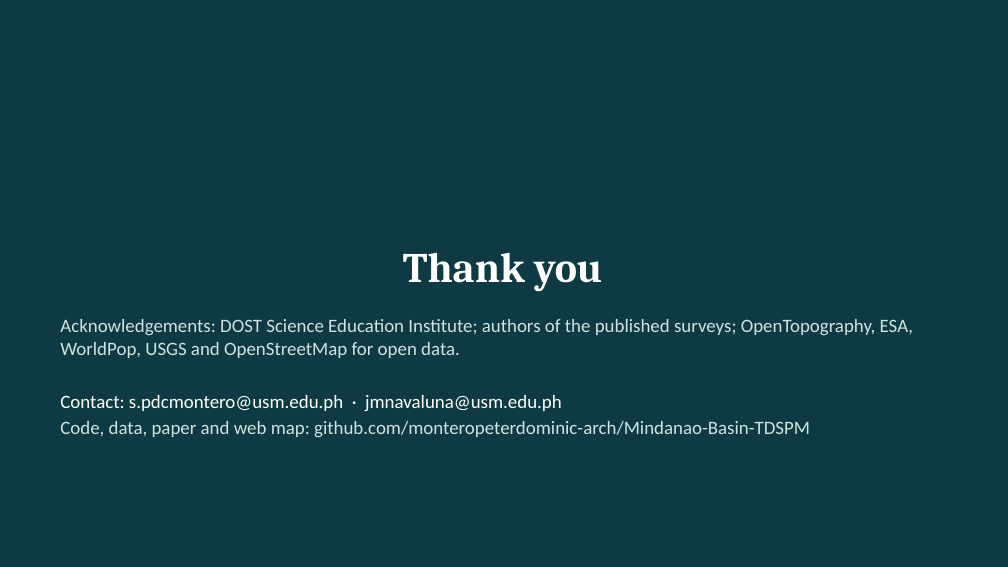
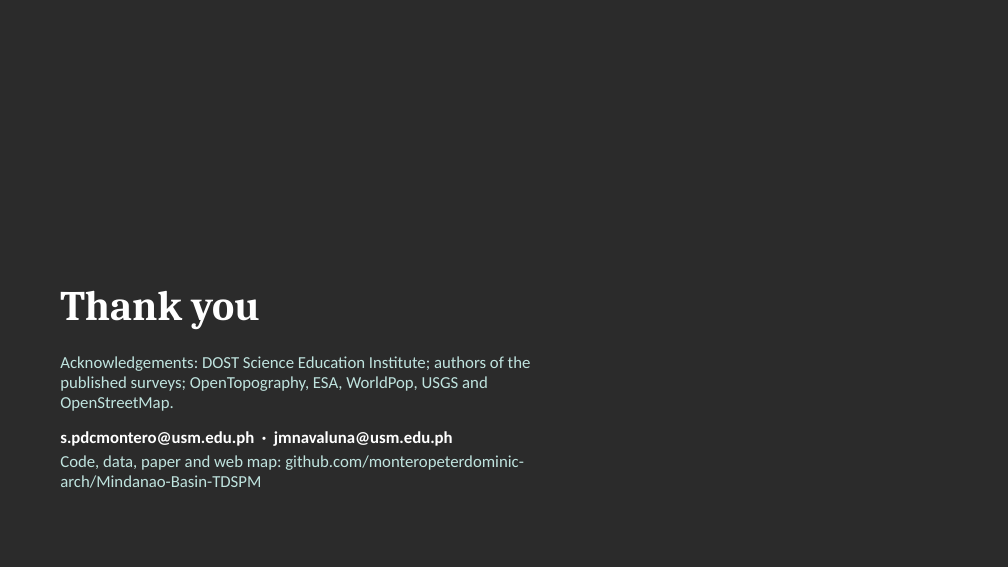
Before and after one commit to monteropeterdominic-arch/Mindanao-Basin-TDSPM, a slide deck: slide 13 of presentation/Montero_Navaluna_IOCE2027_slides.pptx (slide 14 before the commit). Drawn at 1008x567 pixels with LibreOffice and Linux fonts; fonts in the diff are those of the drawing; background and template pictures are left out; a plain dark background stands for a picture behind light text. Boxes give left, top, right and bottom in pixels: in the first picture for what was removed or moved away, otherwise in the second. Text is boxed around its words. In the diff, an @@ line names an element or a change of style, - is before the commit and + after.

```diff
--- a/presentation/Montero_Navaluna_IOCE2027_slides.pptx
+++ b/presentation/Montero_Navaluna_IOCE2027_slides.pptx
@@ background #0E3B43 to picture (left out) @@
@@ title "Thank you" moved from (x1=403, y1=252, x2=602, y2=292) to (x1=60, y1=290, x2=259, y2=330) @@
@@ title "Thank you" at (x1=60, y1=290, x2=259, y2=330): alignment centre to left @@
@@ text "Acknowledgements: DOST Science Education Institute; ..." moved from (x1=60, y1=319, x2=913, y2=437) to (x1=60, y1=356, x2=531, y2=488) @@
@@ text at (x1=60, y1=356, x2=531, y2=446): text changed; size 18 to 16 pt; text colour #CFE3E0 to #BFE3DE @@
-Acknowledgements: DOST Science Education Institute; authors of the published surveys; OpenTopography, ESA, WorldPop, USGS and OpenStreetMap for open data.
-Contact: s.pdcmontero@usm.edu.ph · jmnavaluna@usm.edu.ph
+Acknowledgements: DOST Science Education Institute; authors of the published surveys; OpenTopography, ESA, WorldPop, USGS and OpenStreetMap.
+s.pdcmontero@usm.edu.ph · jmnavaluna@usm.edu.ph
@@ text at (x1=60, y1=455, x2=524, y2=488): size 18 to 16 pt, text colour #CFE3E0 to #BFE3DE in "Code, data, paper and web map: github.com/monteropeterdomini ..." @@
```
Also in this commit, not shown: 12 other slides changed, 1 slide removed, 28 other files.
